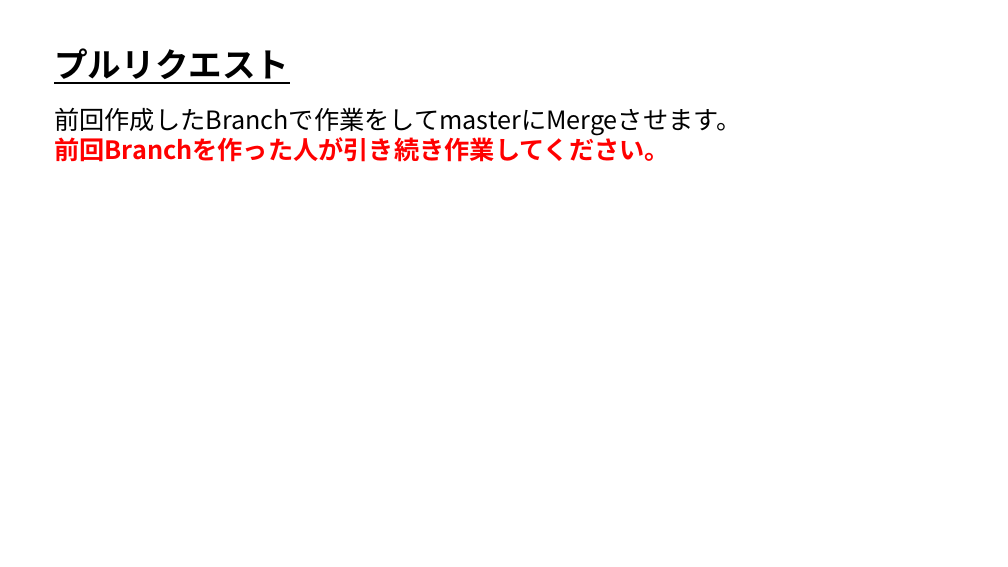
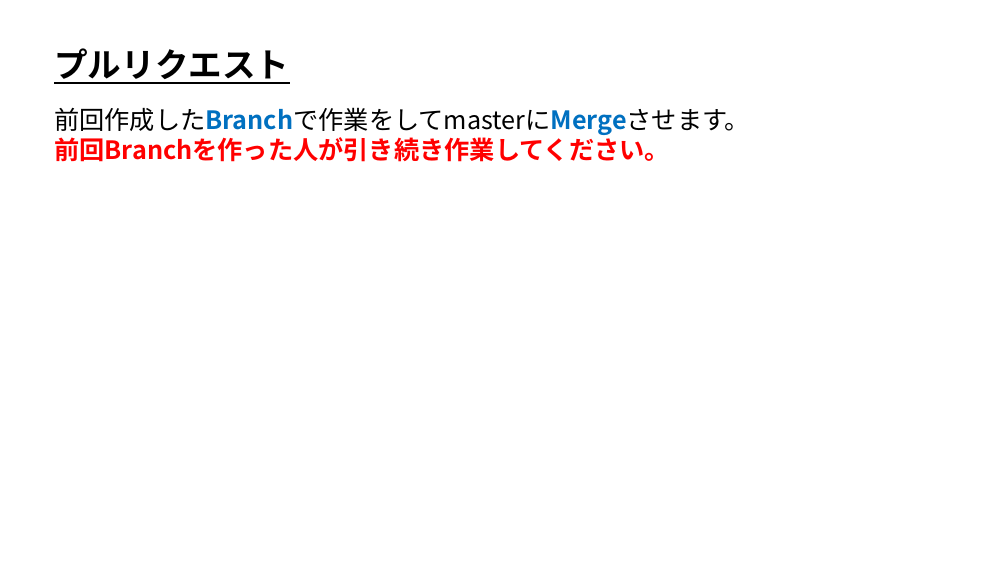
Before and after one commit to ArakiYusuke-Ohara/Textbook, a slide deck: slide 1 of ゲーム科2年/00_前期/ゲームエンジンⅢ/バージョン管理/11_プルリクエストとMerge.pptx. Drawn at 1008x567 pixels with LibreOffice and Linux fonts; fonts in the diff are those of the drawing. Boxes give left, top, right and bottom in pixels: in the first picture for what was removed or moved away, otherwise in the second. Text is boxed around its words. In the diff, an @@ line names an element or a change of style, - is before the commit and + after.

```diff
--- a/ゲーム科2年/00_前期/ゲームエンジンⅢ/バージョン管理/11_プルリクエストとMerge.pptx
+++ b/ゲーム科2年/00_前期/ゲームエンジンⅢ/バージョン管理/11_プルリクエストとMerge.pptx
@@ text at box(54, 107, 750, 135): text colour #000000 to #0070C0, bold on in "前回作成したBranchで作業をしてmasterにMergeさせます。" @@
```
Also in this commit, not shown: 2 other slides changed, 7 other files.
